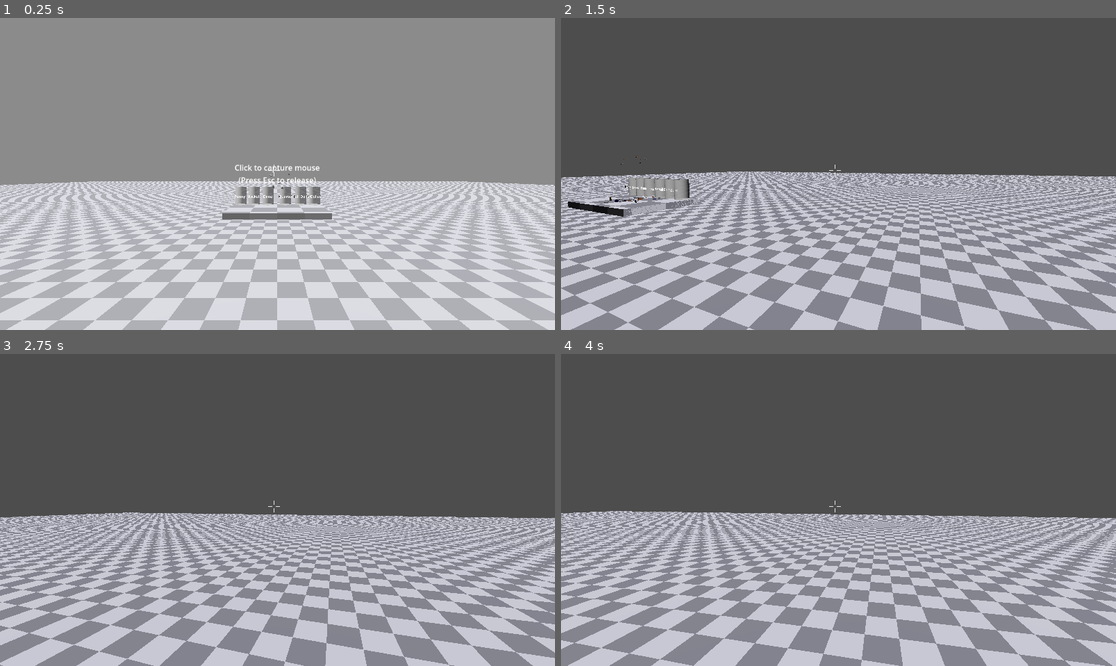
Above: before the commit, frames 1-4 (two rows, left to right).
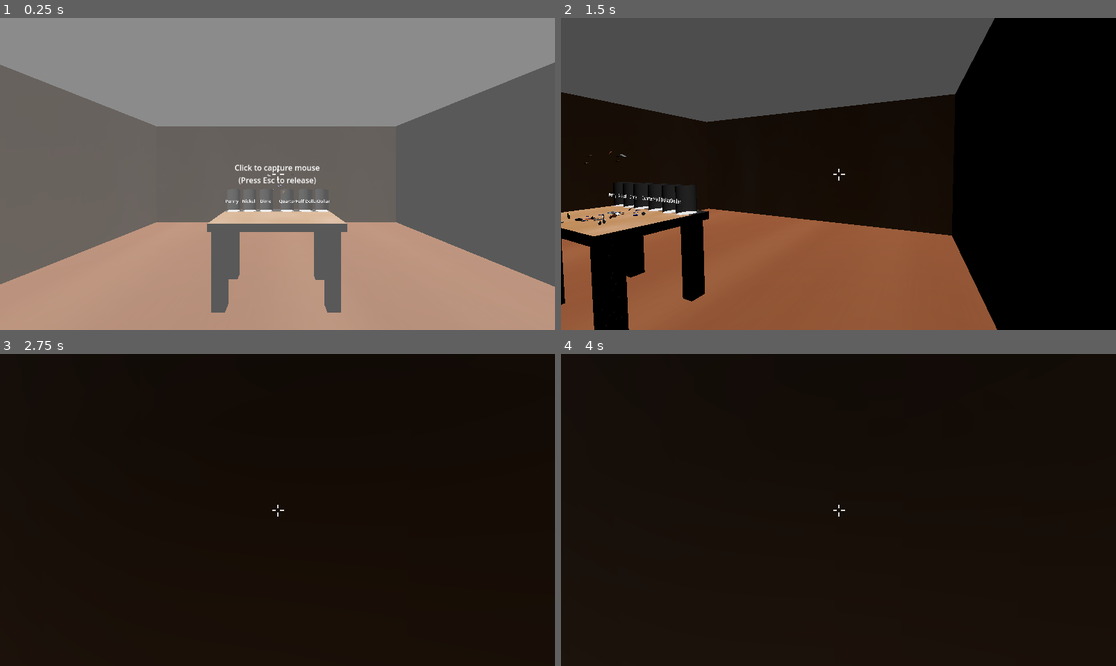
Above: after the commit, the same moments.

Repository: Kassanu/ludum-dare-58
Game: Godot game, scene res://main.tscn
The game is run twice, just before and just after one commit, with the same random seed, the same clock (stepped at 60 frames per second) and the same inputs.
Inputs (mouse positions are in pixels of both pictures, inside the frame that each line leads up to):
- Up to frame 1 (0.25 s): no input
- Up to frame 2 (1.5 s): tap Enter at 0.5 s; move the mouse to (960, 158) at 0.52 s; hold D (move_right) 0.53-1.28 s; hold Q (drop) 0.53-1.28 s; click (960, 158) at 0.67 s; move the mouse to (810, 174) at 1.27 s; hold W (move_forward) from 1.28 s (still down); click (810, 174) at 1.35 s
- Up to frame 3 (2.75 s): keep holding W (move_forward); move the mouse to (288, 503) at 2.02 s; hold Right mouse button (inspect_rotate) from 2.03 s (still down)
- Up to frame 4 (4 s): keep holding W (move_forward); move the mouse to (832, 516) at 2.77 s; release Right mouse button (inspect_rotate) at 2.78 s; tap Q (drop) at 2.85 s; move the mouse to (877, 513) at 3.52 s; press the mouse at (877, 513) at 3.53 s

The runs differ from the first frame. In frame 1, 71% of the frame differs, in the area x 0-100%, y 14-100%; in frame 2, 79%; in frame 3, 100%, in the area x 0-100%, y 0-100%; in frame 4, 100%.

Commit message:
Adjusting crosshair and textures

Diff:
--- a/crosshair.gd
+++ b/crosshair.gd
@@ -1,25 +1,43 @@
 extends Control
 
-@export var crosshair_size: int = 8          # arm length (px)
-@export var gap: int = 4           # gap at center (px)
-@export var thickness: int = 2     # line thickness (px)
-
+@export var crosshair_size: int = 8      # arm length (px)
+@export var gap: int = 4                 # gap at center (px)
+@export var thickness: int = 2           # line thickness (px)
 @export var color_default: Color = Color(1, 1, 1, 0.85)
 @export var color_hover: Color = Color(1.0, 0.8, 0.2, 1.0)
 
-var _hovering: bool = false
+# Nudge the crosshair on screen to line up with your raycast (pixels).
+# Positive X → right, Positive Y → down (screen coords)
+@export var offset_px: Vector2 = Vector2.ZERO
+
+var _hovering := false
 
 func _ready() -> void:
-	# Center the control and make it just big enough for drawing
+	# Make this control a centered square just big enough to draw in
 	mouse_filter = MOUSE_FILTER_IGNORE
-	anchor_left = 0.5; anchor_top = 0.5; anchor_right = 0.5; anchor_bottom = 0.5
-	offset_left = - (crosshair_size + gap + thickness) / 2.0
-	offset_right =  (crosshair_size + gap + thickness) / 2.0
-	offset_top =   - (crosshair_size + gap + thickness) / 2.0
-	offset_bottom =  (crosshair_size + gap + thickness) / 2.0
+
+	# Center anchors
+	anchor_left = 0.5
+	anchor_top = 0.5
+	anchor_right = 0.5
+	anchor_bottom = 0.5
+
+	# Calculate an integer box size to avoid half-pixel blurring
+	var box := int(crosshair_size + gap + thickness)
+	# Size the control around the center
+	offset_left = -box * 0.5
+	offset_top = -box * 0.5
+	offset_right = box * 0.5
+	offset_bottom = box * 0.5
+
+	# Ensure our pivot is the visual center
+	pivot_offset = size * 0.5
+
+	queue_redraw()
 
 func set_hovering(flag: bool) -> void:
-	if _hovering == flag: return
+	if _hovering == flag:
+		return
 	_hovering = flag
 	queue_redraw()
 
@@ -29,11 +47,18 @@
 	var g := float(gap)
 	var t := float(thickness)
 
+	# Apply the editor-tunable screen offset for alignment
+	# (This translates the local draw space by offset_px.)
+	draw_set_transform(offset_px, 0.0, Vector2.ONE)
+
+	# Use integer-ish coordinates to keep lines crisp
+	var half_t : float = floor(t * 0.5)
+
 	# left arm
-	draw_rect(Rect2(Vector2(-(g+s), -t*0.5), Vector2(s, t)), c)
+	draw_rect(Rect2(Vector2(-(g + s), -half_t), Vector2(s, t)), c)
 	# right arm
-	draw_rect(Rect2(Vector2(g, -t*0.5), Vector2(s, t)), c)
+	draw_rect(Rect2(Vector2(g, -half_t), Vector2(s, t)), c)
 	# top arm
-	draw_rect(Rect2(Vector2(-t*0.5, -(g+s)), Vector2(t, s)), c)
+	draw_rect(Rect2(Vector2(-half_t, -(g + s)), Vector2(t, s)), c)
 	# bottom arm
-	draw_rect(Rect2(Vector2(-t*0.5, g), Vector2(t, s)), c)
+	draw_rect(Rect2(Vector2(-half_t, g), Vector2(t, s)), c)
--- a/main.tscn
+++ b/main.tscn
@@ -1,11 +1,13 @@
-[gd_scene load_steps=20 format=3 uid="uid://c7q3birq2wpto"]
+[gd_scene load_steps=31 format=3 uid="uid://c7q3birq2wpto"]
 
 [ext_resource type="Script" uid="uid://cdkh8m8i6vs52" path="res://player.gd" id="1_ig7tw"]
-[ext_resource type="Shader" uid="uid://buim0vs70vq8j" path="res://checker.gdshader" id="2_0xm2m"]
 [ext_resource type="Script" uid="uid://dtd0l6l6geh1p" path="res://grab_and_inspect.gd" id="2_7mycd"]
-[ext_resource type="Material" uid="uid://cgkw67lldkbpy" path="res://checker.tres" id="2_h2yge"]
+[ext_resource type="Texture2D" uid="uid://bte74hol8tdy5" path="res://textures/wood_table.png" id="3_ycdy4"]
+[ext_resource type="Texture2D" uid="uid://d7k4tp3mpj3c" path="res://textures/wood_floor.png" id="4_dg77c"]
 [ext_resource type="Script" uid="uid://tg8q6nohwvxr" path="res://coin_spawner.gd" id="4_lquwl"]
+[ext_resource type="Texture2D" uid="uid://c7umqftebfl3c" path="res://textures/wood_table_n.png" id="4_w48qg"]
 [ext_resource type="PackedScene" uid="uid://7t5rseg582mi" path="res://coin.tscn" id="5_7mycd"]
+[ext_resource type="Texture2D" uid="uid://b6aqws5atl5gs" path="res://textures/wood_floor_n.png" id="5_ycdy4"]
 [ext_resource type="Script" uid="uid://btxwfh77ltoxg" path="res://coins/library/CoinFactory.gd" id="7_5vw27"]
 [ext_resource type="Script" uid="uid://d4buv1mgxb8xo" path="res://crosshair.gd" id="7_272bh"]
 [ext_resource type="PackedScene" uid="uid://b5oprri7mwvqe" path="res://CaptureOverlay.tscn" id="7_efxa6"]
@@ -29,18 +31,52 @@
 [sub_resource type="BoxMesh" id="BoxMesh_0xm2m"]
 size = Vector3(1, 0.06, 0.6)
 
+[sub_resource type="StandardMaterial3D" id="StandardMaterial3D_vivmo"]
+albedo_texture = ExtResource("3_ycdy4")
+normal_enabled = true
+normal_texture = ExtResource("4_w48qg")
+
+[sub_resource type="BoxMesh" id="BoxMesh_efxa6"]
+size = Vector3(0.1, 0.6, 0.1)
+
+[sub_resource type="StandardMaterial3D" id="StandardMaterial3D_ycdy4"]
+albedo_texture = ExtResource("3_ycdy4")
+normal_enabled = true
+normal_texture = ExtResource("4_w48qg")
+
+[sub_resource type="StandardMaterial3D" id="StandardMaterial3D_2cqfq"]
+albedo_texture = ExtResource("3_ycdy4")
+normal_enabled = true
+normal_texture = ExtResource("4_w48qg")
+
+[sub_resource type="StandardMaterial3D" id="StandardMaterial3D_yaehf"]
+albedo_texture = ExtResource("3_ycdy4")
+normal_enabled = true
+normal_texture = ExtResource("4_w48qg")
+
+[sub_resource type="StandardMaterial3D" id="StandardMaterial3D_074og"]
+albedo_texture = ExtResource("3_ycdy4")
+normal_enabled = true
+normal_texture = ExtResource("4_w48qg")
+
+[sub_resource type="BoxShape3D" id="BoxShape3D_ycdy4"]
+
+[sub_resource type="BoxMesh" id="BoxMesh_w48qg"]
+
+[sub_resource type="StandardMaterial3D" id="StandardMaterial3D_cegan"]
+albedo_texture = ExtResource("4_dg77c")
+
 [sub_resource type="BoxShape3D" id="BoxShape3D_ig7tw"]
-size = Vector3(50, 0.2, 50)
-
-[sub_resource type="ShaderMaterial" id="ShaderMaterial_h2yge"]
-render_priority = 0
-shader = ExtResource("2_0xm2m")
-shader_parameter/u_scale = 4.0
-shader_parameter/color_a = Color(0.85, 0.85, 0.9, 1)
-shader_parameter/color_b = Color(0.55, 0.55, 0.6, 1)
+size = Vector3(6, 0.2, 6)
 
 [sub_resource type="BoxMesh" id="BoxMesh_ig7tw"]
-size = Vector3(50, 0.2, 50)
+size = Vector3(6, 0.2, 6)
+
+[sub_resource type="StandardMaterial3D" id="StandardMaterial3D_w48qg"]
+albedo_color = Color(0.94902, 0.72549, 0.505882, 1)
+albedo_texture = ExtResource("4_dg77c")
+normal_enabled = true
+normal_texture = ExtResource("5_ycdy4")
 
 [node name="Node3D" type="Node3D"]
 
@@ -48,10 +84,12 @@
 environment = SubResource("Environment_ig7tw")
 
 [node name="DirectionalLight3D" type="DirectionalLight3D" parent="."]
-transform = Transform3D(0.820282, 0.00933333, 0.571884, -0.57196, 0.0133855, 0.820172, 0, -0.999867, 0.0163181, 13.5659, 10.1284, 0)
+transform = Transform3D(0.999796, 0.000329499, 0.0201894, -0.0201921, 0.0163148, 0.999663, 9.95215e-10, -0.999867, 0.0163182, 0, 8.637, 0)
+light_energy = 1.646
+light_indirect_energy = 1.295
 
 [node name="Player" type="CharacterBody3D" parent="."]
-transform = Transform3D(1, 0, 0, 0, 1, 0, 0, 0, 1, 0.00317025, 0.910002, 2.14479)
+transform = Transform3D(1, 0, 0, 0, 1, 0, 0, 0, 1, 0.00317025, 0.910002, 1.75005)
 collision_layer = 2
 script = ExtResource("1_ig7tw")
 
@@ -85,8 +123,88 @@
 shape = SubResource("BoxShape3D_0xm2m")
 
 [node name="MeshInstance3D" type="MeshInstance3D" parent="Table"]
-material_override = ExtResource("2_h2yge")
 mesh = SubResource("BoxMesh_0xm2m")
+surface_material_override/0 = SubResource("StandardMaterial3D_vivmo")
+
+[node name="legs" type="Node3D" parent="Table"]
+
+[node name="Leg" type="MeshInstance3D" parent="Table/legs"]
+transform = Transform3D(1, 0, 0, 0, 1, 0, 0, 0, 1, 0.414641, -0.323241, 0.22238)
+mesh = SubResource("BoxMesh_efxa6")
+skeleton = NodePath("../..")
+surface_material_override/0 = SubResource("StandardMaterial3D_ycdy4")
+
+[node name="Leg3" type="MeshInstance3D" parent="Table/legs"]
+transform = Transform3D(1, 0, 0, 0, 1, 0, 0, 0, 1, -0.427676, -0.323241, 0.22238)
+mesh = SubResource("BoxMesh_efxa6")
+skeleton = NodePath("../..")
+surface_material_override/0 = SubResource("StandardMaterial3D_2cqfq")
+
+[node name="Leg4" type="MeshInstance3D" parent="Table/legs"]
+transform = Transform3D(1, 0, 0, 0, 1, 0, 0, 0, 1, -0.427676, -0.323241, -0.242854)
+mesh = SubResource("BoxMesh_efxa6")
+skeleton = NodePath("../..")
+surface_material_override/0 = SubResource("StandardMaterial3D_yaehf")
+
+[node name="Leg2" type="MeshInstance3D" parent="Table/legs"]
+transform = Transform3D(1, 0, 0, 0, 1, 0, 0, 0, 1, 0.414641, -0.323241, -0.227479)
+mesh = SubResource("BoxMesh_efxa6")
+skeleton = NodePath("../..")
+surface_material_override/0 = SubResource("StandardMaterial3D_074og")
+
+[node name="Walls" type="Node3D" parent="."]
+
+[node name="wall" type="StaticBody3D" parent="Walls"]
+transform = Transform3D(1, 0, 0, 0, 1, 0, 0, 0, 1, -2.769, 1.1, 0)
+collision_mask = 6
+
+[node name="CollisionShape3D" type="CollisionShape3D" parent="Walls/wall"]
+transform = Transform3D(0.5, 0, 0, 0, 2, 0, 0, 0, 6, 0, 0, 0)
+shape = SubResource("BoxShape3D_ycdy4")
+
+[node name="MeshInstance3D" type="MeshInstance3D" parent="Walls/wall"]
+transform = Transform3D(0.5, 0, 0, 0, 2, 0, 0, 0, 6, -0.00106907, -2.38419e-07, 0.00615454)
+mesh = SubResource("BoxMesh_w48qg")
+surface_material_override/0 = SubResource("StandardMaterial3D_cegan")
+
+[node name="wall4" type="StaticBody3D" parent="Walls"]
+transform = Transform3D(-4.37114e-08, 0, 1, 0, 1, 0, -1, 0, -4.37114e-08, 0.0133188, 1.1, 2.74594)
+collision_mask = 6
+
+[node name="CollisionShape3D" type="CollisionShape3D" parent="Walls/wall4"]
+transform = Transform3D(0.5, 0, 0, 0, 2, 0, 0, 0, 6, 0, 0, 0)
+shape = SubResource("BoxShape3D_ycdy4")
+
+[node name="MeshInstance3D" type="MeshInstance3D" parent="Walls/wall4"]
+transform = Transform3D(0.5, 0, 0, 0, 2, 0, 0, 0, 6, -0.00106907, -2.38419e-07, 0.00615454)
+mesh = SubResource("BoxMesh_w48qg")
+surface_material_override/0 = SubResource("StandardMaterial3D_cegan")
+
+[node name="wall3" type="StaticBody3D" parent="Walls"]
+transform = Transform3D(-4.37114e-08, 0, -1, 0, 1, 0, 1, 0, -4.37114e-08, -0.0157557, 1.1, -2.73424)
+collision_mask = 6
+
+[node name="CollisionShape3D" type="CollisionShape3D" parent="Walls/wall3"]
+transform = Transform3D(0.5, 0, 0, 0, 2, 0, 0, 0, 6, 0, 0, 0)
+shape = SubResource("BoxShape3D_ycdy4")
+
+[node name="MeshInstance3D" type="MeshInstance3D" parent="Walls/wall3"]
+transform = Transform3D(0.5, 0, 0, 0, 2, 0, 0, 0, 6, -0.00106907, -2.38419e-07, 0.00615454)
+mesh = SubResource("BoxMesh_w48qg")
+surface_material_override/0 = SubResource("StandardMaterial3D_cegan")
+
+[node name="wall2" type="StaticBody3D" parent="Walls"]
+transform = Transform3D(-1, 0, -8.74228e-08, 0, 1, 0, 8.74228e-08, 0, -1, 2.72421, 1.1, -0.000451565)
+collision_mask = 6
+
+[node name="CollisionShape3D" type="CollisionShape3D" parent="Walls/wall2"]
+transform = Transform3D(0.5, 0, 0, 0, 2, 0, 0, 0, 6, 0, 0, 0)
+shape = SubResource("BoxShape3D_ycdy4")
+
+[node name="MeshInstance3D" type="MeshInstance3D" parent="Walls/wall2"]
+transform = Transform3D(0.5, 0, 0, 0, 2, 0, 0, 0, 6, -0.00106907, -2.38419e-07, 0.00615454)
+mesh = SubResource("BoxMesh_w48qg")
+surface_material_override/0 = SubResource("StandardMaterial3D_cegan")
 
 [node name="Floor" type="StaticBody3D" parent="."]
 collision_mask = 6
@@ -95,11 +213,11 @@
 shape = SubResource("BoxShape3D_ig7tw")
 
 [node name="MeshInstance3D" type="MeshInstance3D" parent="Floor"]
-material_override = SubResource("ShaderMaterial_h2yge")
 mesh = SubResource("BoxMesh_ig7tw")
+surface_material_override/0 = SubResource("StandardMaterial3D_w48qg")
 
 [node name="CoinSpawner" type="Node3D" parent="." node_paths=PackedStringArray("factory")]
-transform = Transform3D(1, 0, 0, 0, 1, 0, 0, 0, 1, -0.000980914, 1.00301, -9.62019e-05)
+transform = Transform3D(1, 0, 0, 0, 1, 0, 0, 0, 1, -0.000980914, 1.00301, 0.0658439)
 script = ExtResource("4_lquwl")
 factory = NodePath("../CoinFactory")
 
@@ -115,6 +233,7 @@
 grow_horizontal = 2
 grow_vertical = 2
 script = ExtResource("7_272bh")
+offset_px = Vector2(8, 8)
 
 [node name="CaptureOverlay" parent="CanvasLayer" instance=ExtResource("7_efxa6")]
 
Binary file added: textures/wood_floor.png
Not shown, added: textures/wood_floor.png.import
Binary file added: textures/wood_floor_n.png
Not shown, added: textures/wood_floor_n.png.import
Binary file added: textures/wood_table.png
Not shown, added: textures/wood_table.png.import
Binary file added: textures/wood_table_n.png
Not shown, added: textures/wood_table_n.png.import
